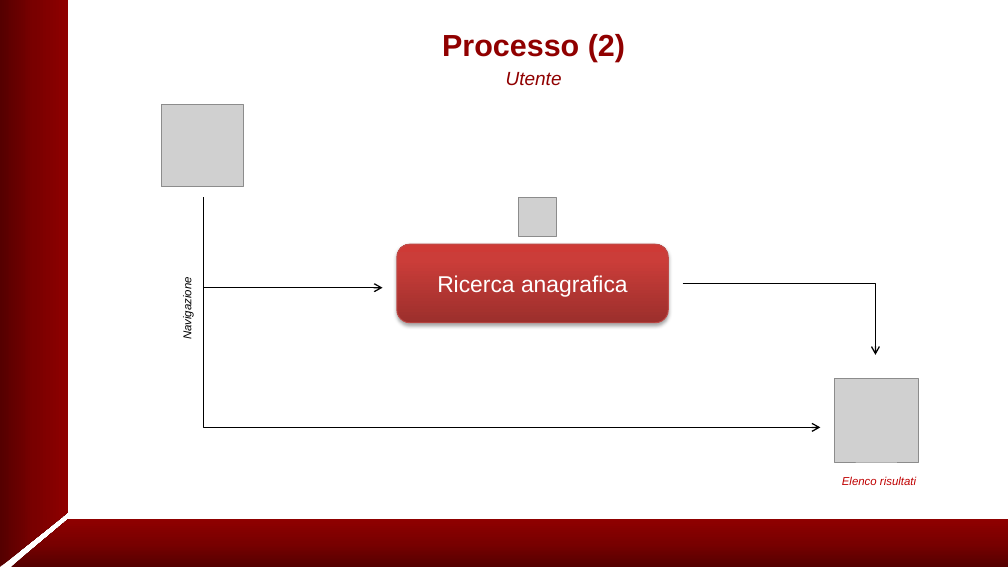
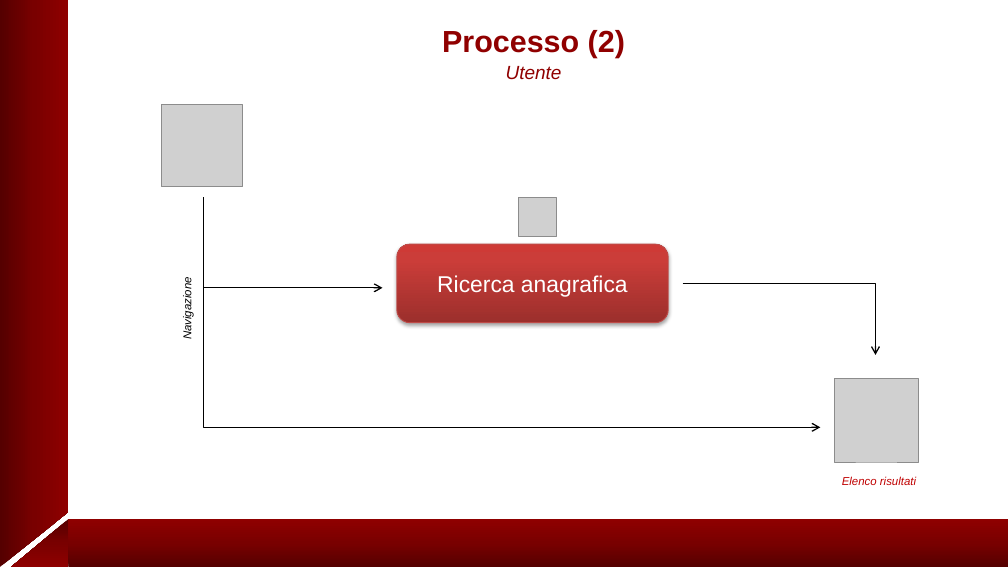
Before and after one commit to VVF334665/rubrica_dipartimentale, a slide deck: slide 6 of doc/presentazioneRubricaDipartimentale.pptx. Drawn at 1008x567 pixels with LibreOffice and Linux fonts; fonts in the diff are those of the drawing; grey boxes stand for pictures; background and template pictures are left out. Boxes give left, top, right and bottom in pixels: in the first picture for what was removed or moved away, otherwise in the second. Text is boxed around its words. In the diff, an @@ line names an element or a change of style, - is before the commit and + after.

```diff
--- a/doc/presentazioneRubricaDipartimentale.pptx
+++ b/doc/presentazioneRubricaDipartimentale.pptx
@@ text "Processo (2)" at <box>442,30,625,80</box>: line spacing 1 to 0.9 @@
@@ fill gradient #550000 to #790000 to #900000 to gradient #550000 to #790000 to #8F0000 in 3 elements at <box>0,512,69,567</box>, <box>69,520,1008,567</box>, <box>11,520,68,567</box> @@
```
Also in this commit, not shown: 12 other slides changed, 2 slides added, 5 other files.
